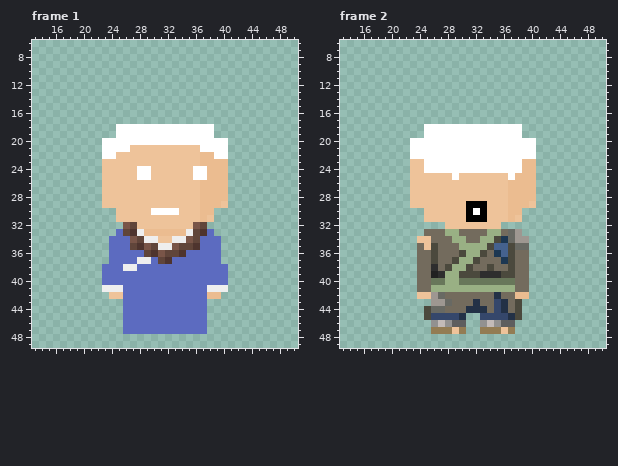
Pixel-art file, stored at GameData/图片素材/character.aseprite. The first picture shows the starting point.
64x64 pixels, 161 frames. Pixels under 10% opacity are left out. Colours within 5 levels of each other are drawn and written as one. Shown: frame 1: x 13..50, y 6..49; frame 2: x 13..50, y 6..49. The commit also changed other frames, which this record leaves out.
New version:
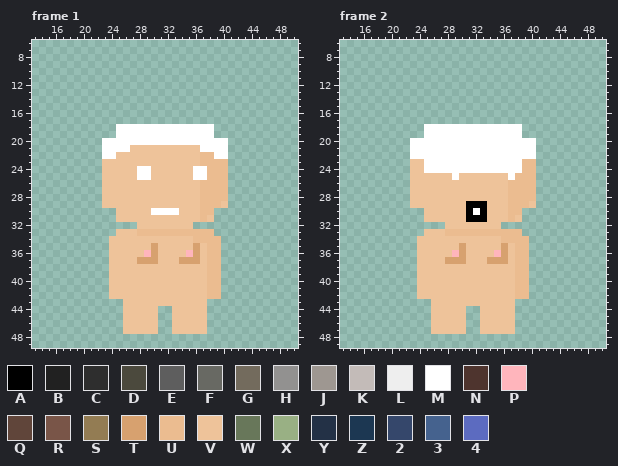
Palette (. is transparent): A #000000  B #212121  C #2e2e2e  D #4b493d  E #5e5e5e  F #686963  G #736b5d  H #929190  J #9e9791  K #c3bbb8  L #eeeeee  M #ffffff  N #4e342e  P #ffb5bc  Q #60453a  R #795548  S #937c53  T #d7a16f  U #ebbc90  V #eec39a  W #68775a  X #99b084  Y #233146  Z #1c3752  2 #35476b  3 #45628e  4 #5c6bc0
Change:
{"change": "layer \"shoes_team\" now hidden"}
{"change": "layer \"clothes_team\" now hidden"}
{"where": "frame 1"}
{"frame":1,"y":32,"x":26,"old":"RQ","new":".."}
{"frame":1,"y":32,"x":36,"old":"RQ","new":".."}
{"frame":1,"y":33,"x":25,"old":"4QNL","new":"VVVU"}
{"frame":1,"y":33,"x":35,"old":"LQN4","new":"UUUU"}
{"frame":1,"y":34,"x":24,"old":"444RQLL","new":"VVVVVVV"}
{"frame":1,"y":34,"x":33,"old":"LLRQ444","new":"VVVUUUU"}
{"frame":1,"y":35,"x":24,"old":"444QNRQLLRQQN444","new":"VVVVVVTVVVVVTVUU"}
{"frame":1,"y":36,"x":24,"old":"44444QNRQQN44444","new":"VVVVVPTVVVVPTVUU"}
{"frame":1,"y":37,"x":24,"old":"4444LL4QN4444444","new":"VVVVTTTVVVTTTVUU"}
{"frame":1,"y":38,"x":23,"old":"444LL4444444444444","new":".VVVVVVVVVVVVVVUU."}
{"frame":1,"y":39,"x":23,"old":"444444444444444444","new":".VVVVVVVVVVVVVVUU."}
{"frame":1,"y":40,"x":23,"old":"444444444444444444","new":".VVVVVVVVVVVVVVUU."}
{"frame":1,"y":41,"x":23,"old":"LLL444444444444LLL","new":".VVVVVVVVVVVVVVUU."}
{"frame":1,"y":42,"x":26,"old":"444444444444","new":"VVVVVVVVVVVV"}
{"frame":1,"y":43,"x":26,"old":"444444444444","new":"VVVVVVVVVVVV"}
{"frame":1,"y":44,"x":26,"old":"444444444444","new":"VVVVV..VVVVV"}
{"frame":1,"y":45,"x":26,"old":"444444444444","new":"VVVVV..VVVVV"}
{"frame":1,"y":46,"x":26,"old":"444444444444","new":"VVVVV..VVVVV"}
{"frame":1,"y":47,"x":26,"old":"444444444444","new":"VVVVV..VVVVV"}
{"where": "frame 2"}
{"frame":2,"y":33,"x":25,"old":"GGGXXGGGGXXGFJ","new":"VVVUUUUUUUUUUU"}
{"frame":2,"y":34,"x":26,"old":"GGGXXGGXXDZFJJ","new":"VVVVVVVVVVUUUU"}
{"frame":2,"y":35,"x":24,"old":"G","new":"V"}
{"frame":2,"y":35,"x":26,"old":"DGGGXXXXD33DFF","new":"VVVVTVVVVVTVUU"}
{"frame":2,"y":36,"x":24,"old":"GGDGGGDXXDGZ3DGG","new":"VVVVVPTVVVVPTVUU"}
{"frame":2,"y":37,"x":24,"old":"GGDGGDXXDGGGZDGG","new":"VVVVTTTVVVTTTVUU"}
{"frame":2,"y":38,"x":24,"old":"GGCGDXXDGGDGGDGG","new":"VVVVVVVVVVVVVVUU"}
{"frame":2,"y":39,"x":24,"old":"GGBCXXDDDCCCDDGG","new":"VVVVVVVVVVVVVVUU"}
{"frame":2,"y":40,"x":24,"old":"GGWWXXWWWWWWWWGG","new":"VVVVVVVVVVVVVVUU"}
{"frame":2,"y":41,"x":24,"old":"GGXXXXXXXXXXXXGG","new":"VVVVVVVVVVVVVVUU"}
{"frame":2,"y":42,"x":26,"old":"JFGGGGGGGYGG","new":"VVVVVVVVVVVV"}
{"frame":2,"y":43,"x":26,"old":"JJFGGGYGG2YGD","new":"VVVVVVVVVVVV."}
{"frame":2,"y":44,"x":25,"old":"DFFGGGYYYG2YGD","new":".VVVVV..VVVVV."}
{"frame":2,"y":45,"x":25,"old":"D2222Y","new":".VVVVV"}
{"frame":2,"y":45,"x":33,"old":"2222YD","new":"VVVVV."}
{"frame":2,"y":46,"x":26,"old":"HKHEE","new":"VVVVV"}
{"frame":2,"y":46,"x":33,"old":"HKHEE","new":"VVVVV"}
{"frame":2,"y":47,"x":26,"old":"SSS","new":"VVV"}
{"frame":2,"y":47,"x":30,"old":"S","new":"V"}
{"frame":2,"y":47,"x":33,"old":"SSS","new":"VVV"}
{"frame":2,"y":47,"x":37,"old":"S","new":"V"}
